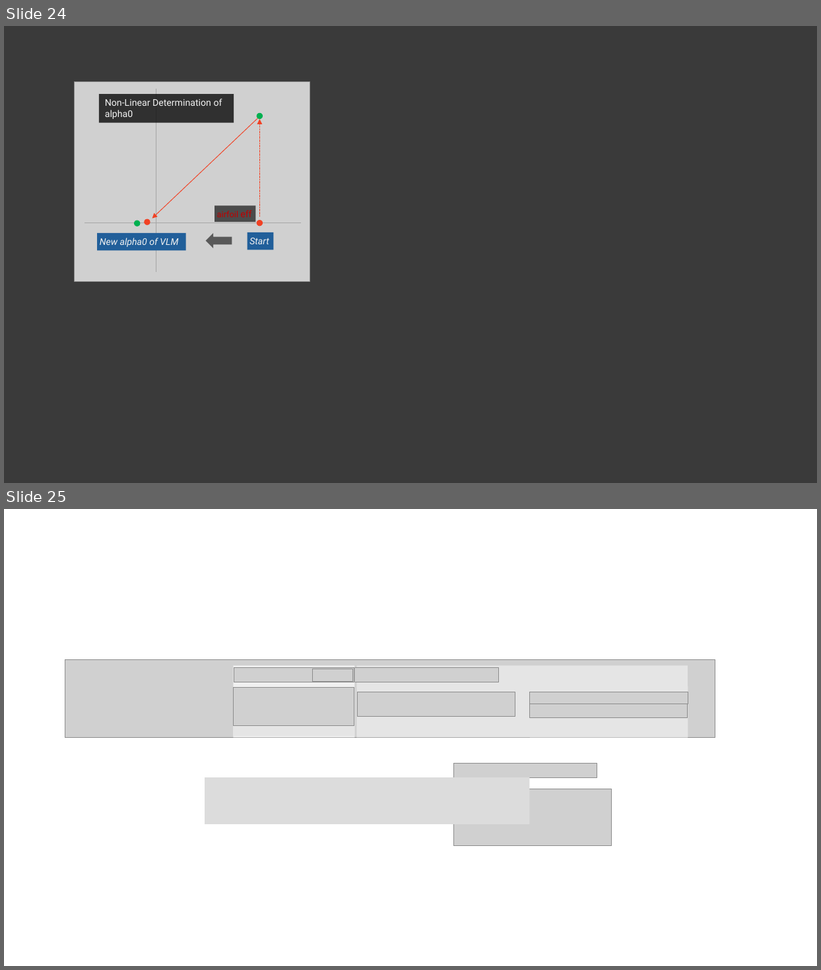
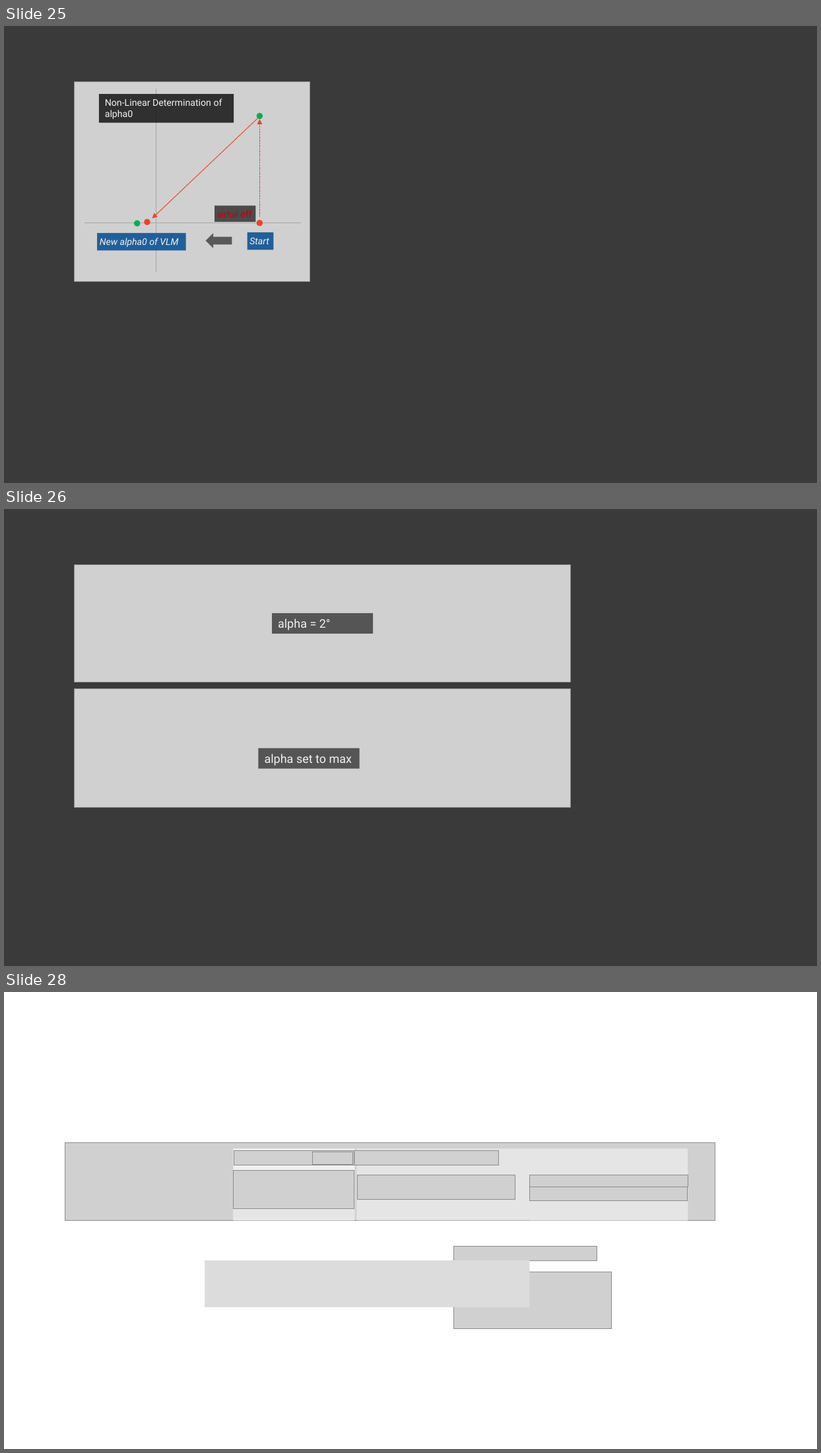
Before and after one commit to jxjo/PlanformCreator2, a slide deck: images/image_design.pptx. Shown one above the other, each under a label of ours: slides 24 and 25 before the commit, slides 25, 26 and 28 after it; the slides between them are not shown. The pictures are 821x970 and 821x1453 pixels, drawn with LibreOffice and Linux fonts; fonts in the diff are those of the drawing; grey boxes stand for pictures. Boxes give left, top, right and bottom in pixels: in the first picture for what was removed or moved away, otherwise in the second. Text is boxed around its words. In the diff, an @@ line names an element or a change of style, - is before the commit and + after.

```diff
--- a/images/image_design.pptx
+++ b/images/image_design.pptx
@@ slide 26 added at box(4, 509, 817, 966), background #3A3A3A @@
@@ picture added at box(74, 564, 571, 682) @@
@@ rectangle added at box(272, 613, 373, 634), fill #262626 at 72% opacity, 14 pt, text #F2F2F2 @@
+alpha = 2°
@@ picture added at box(74, 689, 571, 808) @@
@@ rectangle added at box(258, 748, 360, 769), fill #262626 at 72% opacity, 14 pt, text #F2F2F2 @@
+alpha set to max
@@ what was slide 24 is now slide 25 @@
@@ what was slide 25 is now slide 28 @@
```
Also in this commit, not shown: 2 other slides added, 2 other files.
